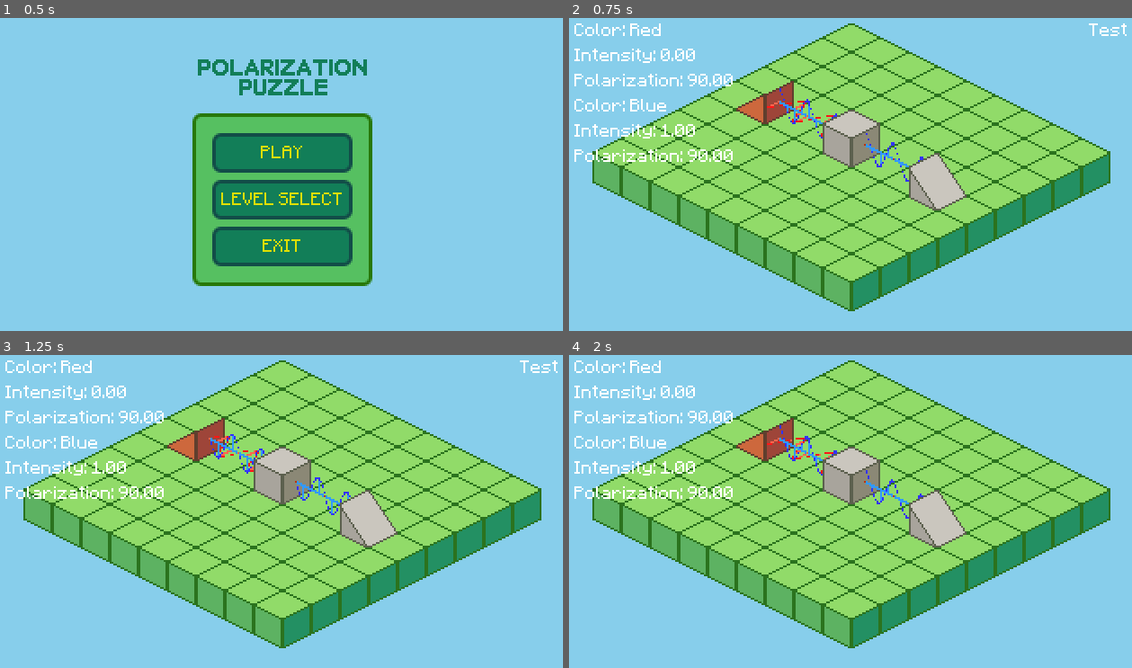
Above: before the commit, frames 1-4 (two rows, left to right).
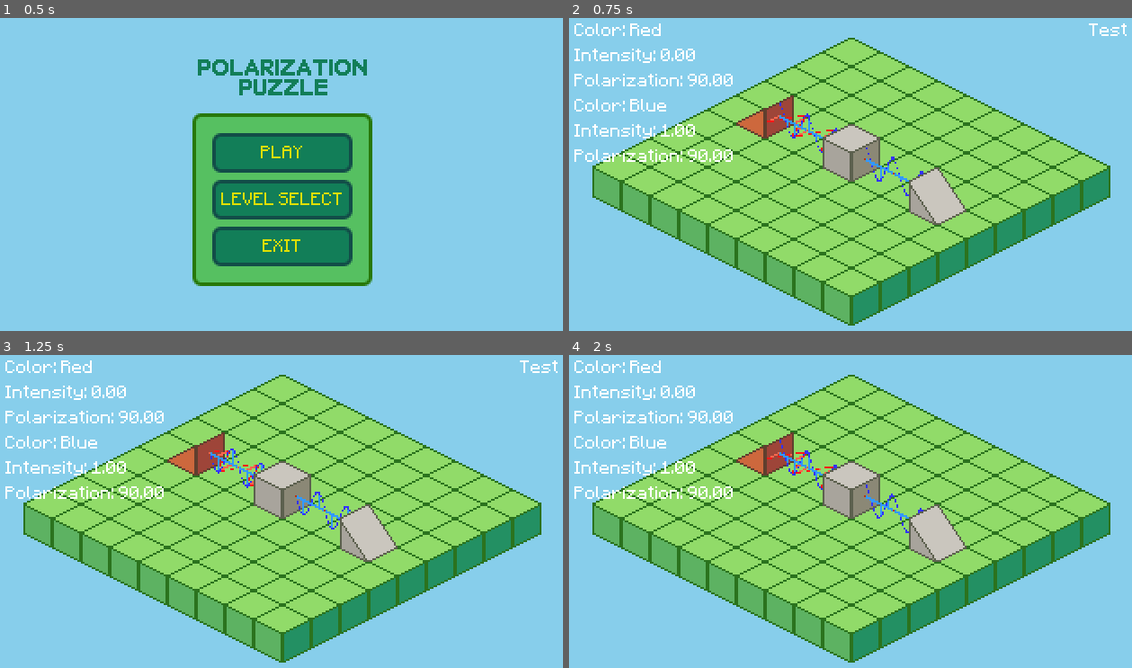
Above: after the commit, the same moments.

Repository: joshmoritty/polarization-puzzle
Game: Godot game, scene res://scenes/main_menu.tscn
The game is run twice, just before and just after one commit, with the same random seed, the same clock (stepped at 60 frames per second) and the same inputs.
Inputs (mouse positions are in pixels of both pictures, inside the frame that each line leads up to):
- Up to frame 1 (0.5 s): no input
- Up to frame 2 (0.75 s): click "PLAY" at 0.5 s
- Up to frame 3 (1.25 s): no input
- Up to frame 4 (2 s): move the mouse to (979, 492) at 1.27 s; click (979, 492) at 1.42 s

Frame 1 is identical in both runs. In frame 2, 24% of the frame differs, in the area x 4-97%, y 1-99%; in frame 3, 24%; in frame 4, 24%.

Commit message:
fix: reposition tiles to be lower in the screen

Diff:
--- a/scenes/level_1.tscn
+++ b/scenes/level_1.tscn
@@ -89,14 +89,14 @@
 [node name="GroundTiles" type="TileMapLayer" parent="."]
 unique_name_in_owner = true
 y_sort_enabled = true
-position = Vector2(160, 88)
+position = Vector2(160, 96)
 tile_map_data = PackedByteArray("AAD8//3/AAAAAAAAAAD8//7/AAAAAAAAAAD8////AAAAAAAAAAD8/wAAAAAAAAAAAAD8/wEAAAAAAAAAAAD8/w …(1216 unchanged characters)…
 tile_set = SubResource("TileSet_feb5d")
 
 [node name="ObjectTiles" type="TileMapLayer" parent="."]
 unique_name_in_owner = true
 y_sort_enabled = true
-position = Vector2(160, 88)
+position = Vector2(160, 96)
 tile_set = SubResource("TileSet_feb5d")
 
 [node name="MultiSource" type="Sprite2D" parent="ObjectTiles"]
